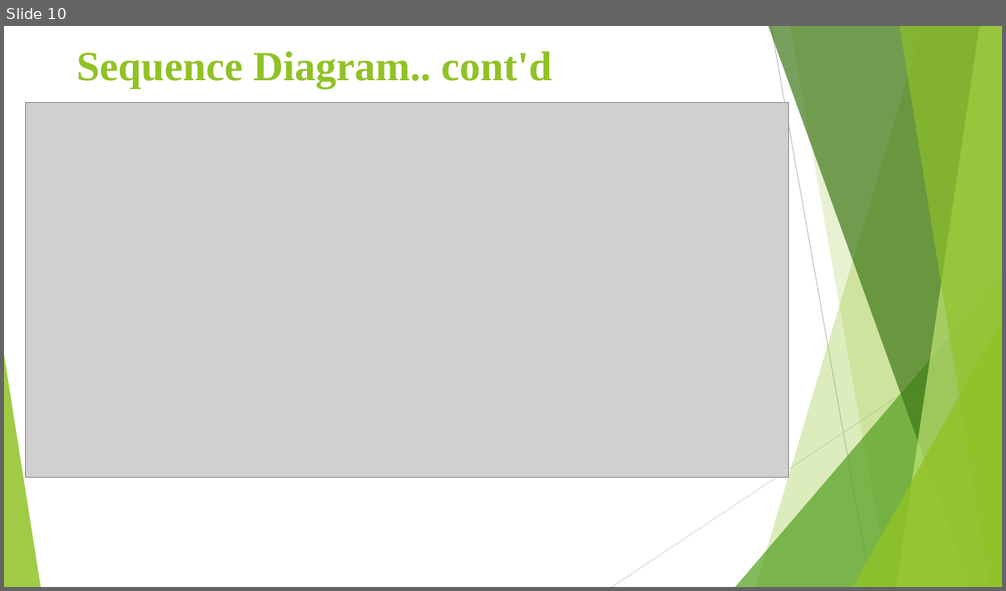
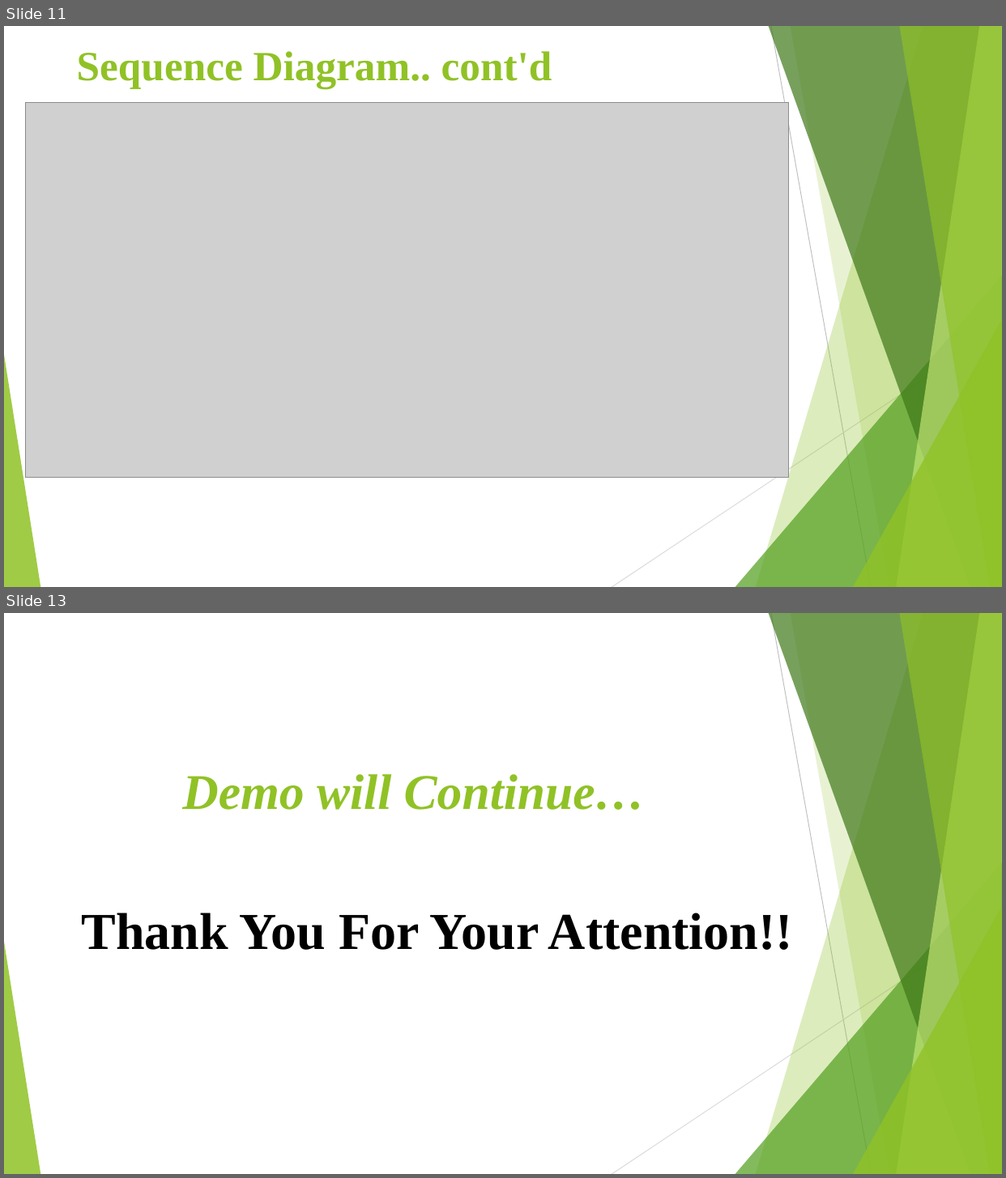
Before and after one commit to niguskidane/AirLine-Flight-Booking-System, a slide deck: Airline Flight-Booking-System.pptx. Shown one above the other, each under a label of ours: slide 10 before the commit, slides 11 and 13 after it; the slides between them are not shown. The pictures are 1006x591 and 1006x1178 pixels, drawn with LibreOffice and Linux fonts; fonts in the diff are those of the drawing; grey boxes stand for pictures. Boxes give left, top, right and bottom in pixels: in the first picture for what was removed or moved away, otherwise in the second. Text is boxed around its words. In the diff, an @@ line names an element or a change of style, - is before the commit and + after.

```diff
--- a/Airline Flight-Booking-System.pptx
+++ b/Airline Flight-Booking-System.pptx
@@ slide 13 added at bbox=[4, 613, 1002, 1174], background #FFFFFF; not listed: 10 template elements that a slide beside it also shows @@
@@ text added at bbox=[182, 774, 646, 810], 48 pt, text #90C226, bold, italic @@
+Demo will Continue…
@@ text added at bbox=[82, 913, 793, 950], 50 pt, text #000000, bold @@
+Thank You For Your Attention!!
@@ what was slide 10 is now slide 11 @@
```
Also in this commit, not shown: 5 slides changed, 3 other slides added, 3 slides removed.
